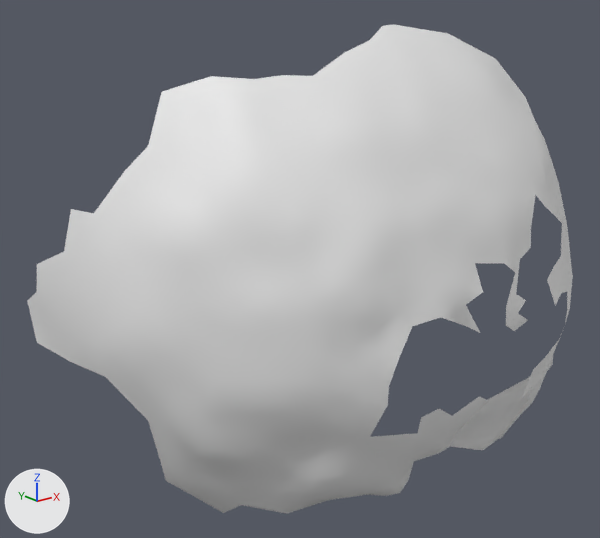
The OBJ model res/final/onecam_fullvolume/06/cleanedup/FullVolium.000318.obj: old version first, new version second.
Rendered twice from a camera (50 mm lens) standing at (454.5, 241.0, 274.9) and looking at (584.4, 403.4, 209.9). The lights are fixed; the arrows at lower left show +X, +Y and +Z. Where no turn or scale is listed for an object, it has been applied to the vertices.

Objects in the first picture: 'FullVolium.000318'.
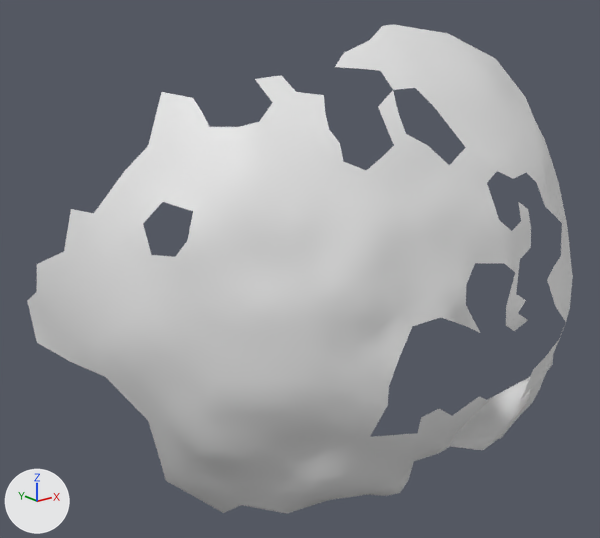
Location of each change, [x1, y1, x2, y2] in pixels of the pictures (600 x 538 px):
part 1 of me_fullvolium_000318, deleted
    before: [162, 54, 545, 304]
part 2 of me_fullvolium_000318, deleted
    before: [143, 202, 193, 257]
part 3 of me_fullvolium_000318, added
    after: [556, 292, 567, 331]

The change, as a diff of the scene's bpy script:
```diff
--- a/res/final/onecam_fullvolume/06/cleanedup/FullVolium.000318.obj.py
+++ b/res/final/onecam_fullvolume/06/cleanedup/FullVolium.000318.obj.py
@@ me_fullvolium_000318 @@
 # used by ob_fullvolium_000318; location = (0.0, 0.0, 0.0)
 # verts and faces of me_fullvolium_000318; kept vertices keep their numbers, new ones are numbered from 508
 # before: 210 (545.7, 391.9, 233.3) at pixel (193, 211), 241 (538.4, 398.0, 223.4) at pixel (151, 254), 245 (538.7, 401.6, 229.7) at pixel (143, 223), 251 (541.1, 392.4, 223.8) at pixel (175, 256), 252 (541.1, 394.6, 229.3) at pixel (168, 230)
 # before: 256 (542.6, 399.3, 234.5) at pixel (162, 201), 491 (543.1, 390.3, 227.5) at pixel (187, 240)
 # before: 322 (631.2, 355.7, 206.0) at pixel (561, 293), 324 (626.2, 353.9, 204.1) at pixel (555, 306), 338 (636.8, 357.7, 204.6) at pixel (567, 291), 339 (637.2, 357.4, 199.6) at pixel (567, 309), 342 (637.0, 357.5, 195.2)
 # before: 343 (633.5, 356.6, 192.6) at pixel (559, 338)
-me_fullvolium_000318.from_pydata(...)  # 508 vertices, 923 faces; spans x 528.3..644.0, y 351.2..452.2, z 147.2..271.2
+me_fullvolium_000318.from_pydata(...)  # 489 vertices, 849 faces; spans x 528.3..644.0, y 351.2..452.2, z 147.2..271.2
+# me_fullvolium_000318 part 1
+# 19 vertices are removed from x 557.4..619.6, y 352.6..403.4, z 214.6..260.7
+# 73 faces are deleted
+# me_fullvolium_000318 part 2
+delete_vertices([252])  # with the faces that use them
+# me_fullvolium_000318 part 3
+verts[508] = (633.1, 354.9, 197.9)  # pixel (565, 322)
+faces += [(339, 508, 342), (342, 508, 343), (338, 508, 339), (322, 508, 338), (322, 324, 508)]
```
